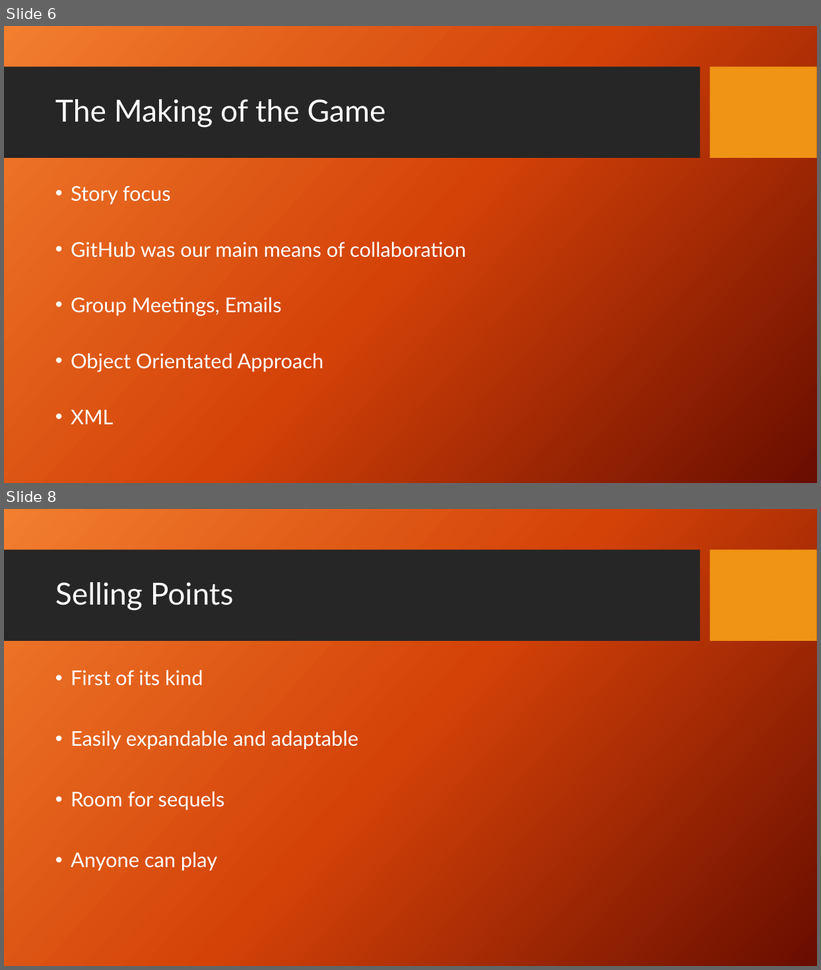
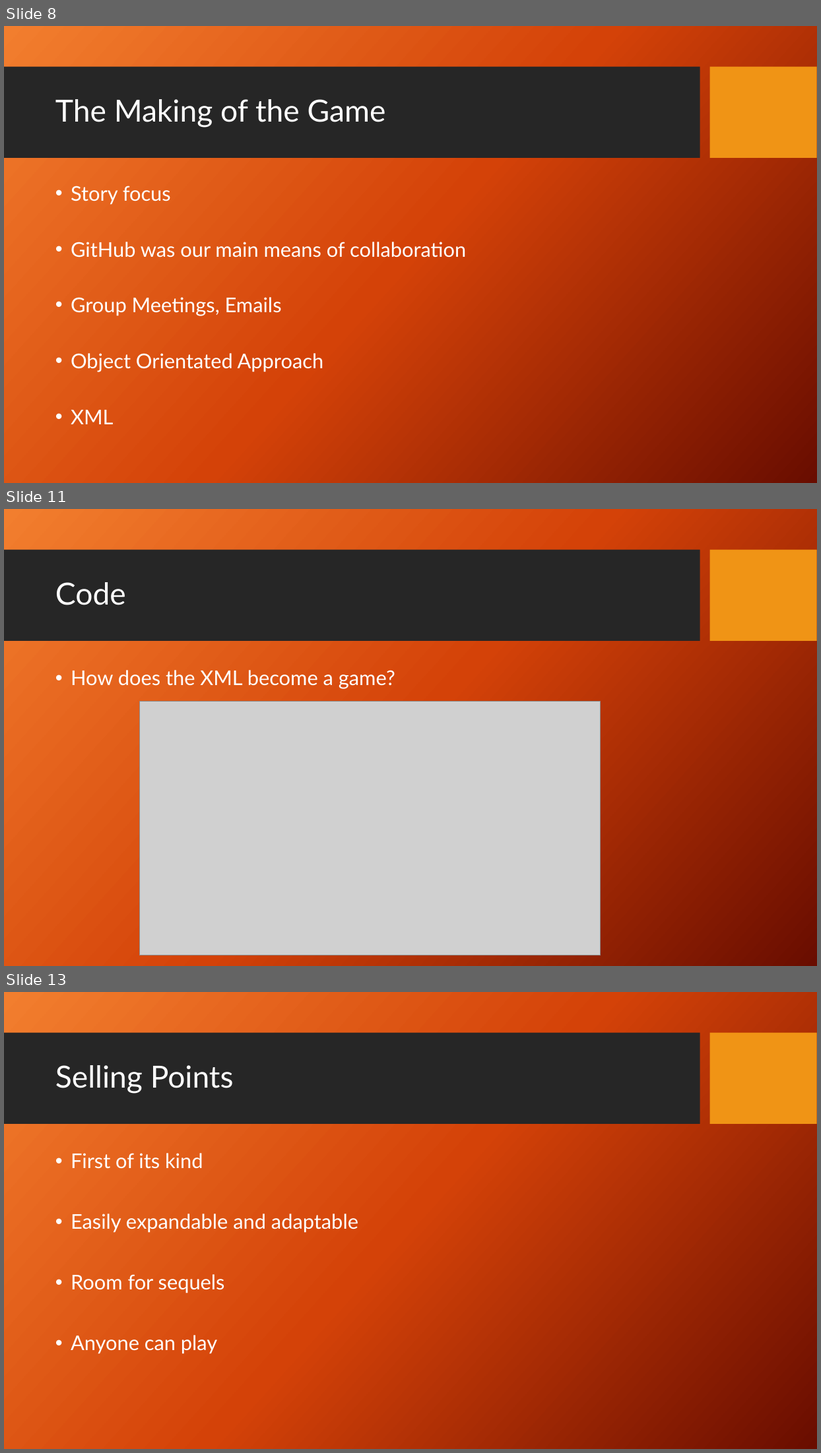
Before and after one commit to hmk3r/A-Day-in-the-Kremlin, a slide deck: A Day in the Kremlin.pptx. Shown one above the other, each under a label of ours: slides 6 and 8 before the commit, slides 8, 11 and 13 after it; the slides between them are not shown. The pictures are 821x970 and 821x1453 pixels, drawn with LibreOffice and Linux fonts; fonts in the diff are those of the drawing; grey boxes stand for pictures; background and template pictures are left out. Boxes give left, top, right and bottom in pixels: in the first picture for what was removed or moved away, otherwise in the second. Text is boxed around its words. In the diff, an @@ line names an element or a change of style, - is before the commit and + after.

```diff
--- a/A Day in the Kremlin.pptx
+++ b/A Day in the Kremlin.pptx
@@ slide 11 added at [4, 509, 817, 966], background picture (left out); not listed: 2 template elements that a slide beside it also shows @@
@@ title added at [55, 582, 126, 605], 36 pt, text #FFFFFF @@
+Code
@@ text added at [71, 670, 395, 689], 24 pt, text #FFFFFF @@
+• How does the XML become a game?
@@ picture added at [139, 702, 601, 956] @@
@@ what was slide 6 is now slide 8 @@
@@ what was slide 8 is now slide 13 @@
```
Also in this commit, not shown: 5 other slides added, 1 slide removed, 2 other files.
